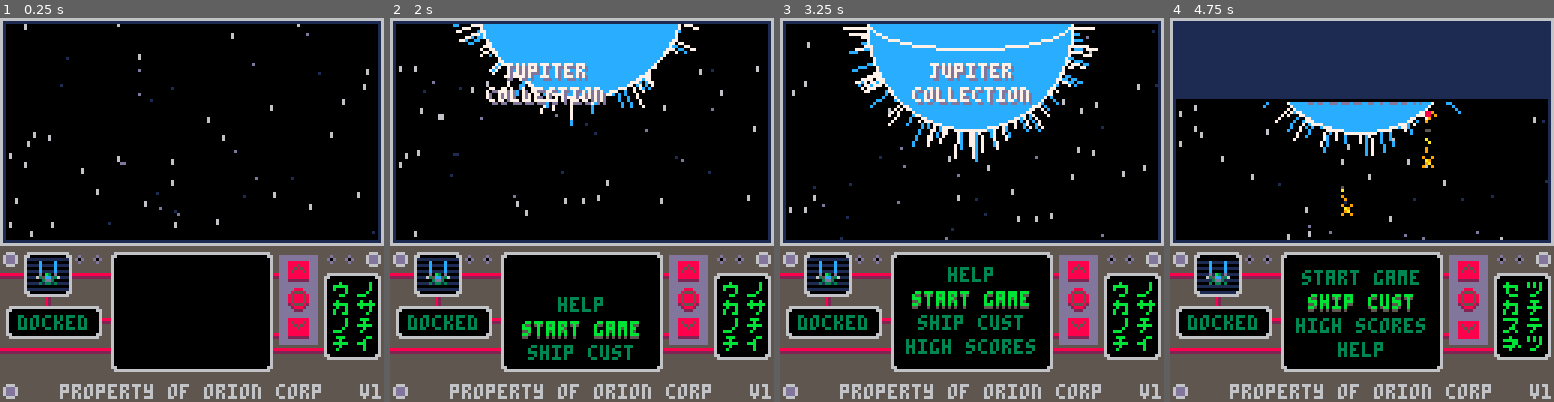
Above: before the commit, frames 1-4 (left to right).
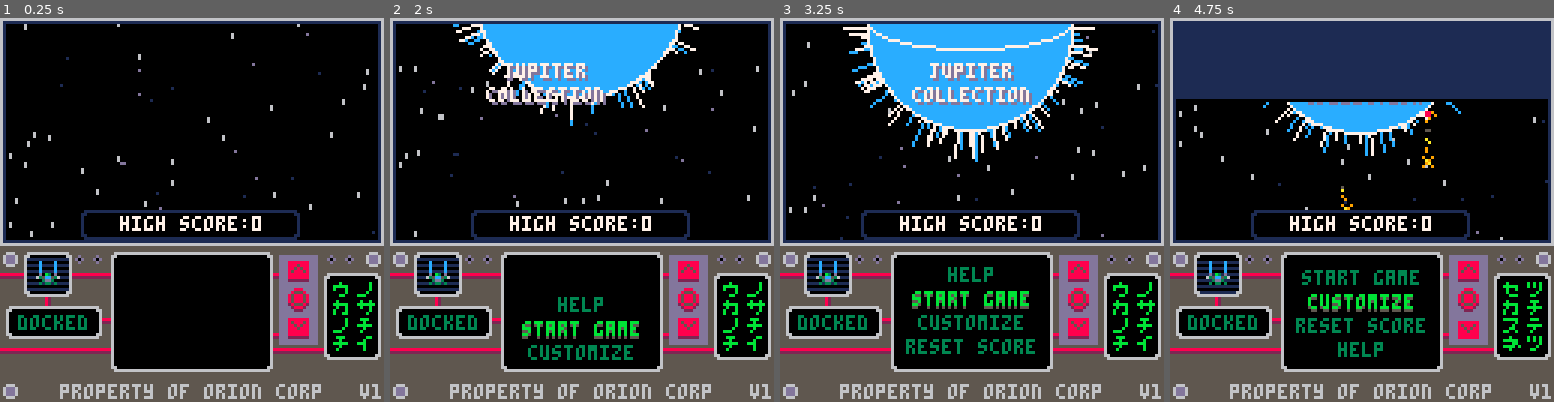
Above: after the commit, the same moments.

Repository: jacobneal65/drop-p8
Game: PICO-8 cartridge drop.p8
Same seed, same stepped clock (60 frames per second), same inputs: the game is played once before the commit and once after it.
Inputs:
- Up to frame 1 (0.25 s): no input
- Up to frame 2 (2 s): tap X (X key) at 0.33, 1.07, 1.85 s; tap O (Z key) at 0.7, 1.7 s; hold Right from 1.6 s (still down)
- Up to frame 3 (3.25 s): release Right at 2.1 s; tap O (Z key) at 2.1, 2.5, 2.9 s; hold Up 2.15-2.42 s; hold Right 2.47-3.03 s; tap X (X key) at 2.97 s; hold Left from 3.08 s (still down)
- Up to frame 4 (4.75 s): tap O (Z key) every 0.4 s from 3.3 to 4.5 s; release Left at 3.58 s; hold Down 3.63-3.97 s; hold Right 4.02-4.68 s; tap X (X key) at 4.08 s; hold Up from 4.73 s (still down)

The runs differ from the first frame. In frame 1, 1.6% of the frame differs, in the area x 21-79%, y 50-58%; in frame 2, 2.0%; in frame 3, 2.4%; in frame 4, 2.6%, in the area x 21-79%, y 50-83%.

Commit message:
update menu

Diff:
--- a/drop.p8
+++ b/drop.p8
@@ -52,6 +52,7 @@
 
 	t_blue=0--tank blue
 	points=0--points
+	high_score=0
 	b_points=0--blue points
 	b_amnt=0--#blue in wave
 	fr_ani=false
@@ -135,7 +136,7 @@
 	sun_off=-140
 	gen_tmr=0
 	init_fruitlet()
-	m={"help","start game","ship cust","high scores"}
+	m={"help","start game","customize","reset score"}
 	my_off={0,0,0,0}
 	_lerpfn=blank
 	lerp_tmr=0
@@ -217,7 +218,7 @@
 		sc_tmr,sc_dir=0,1
 		if m[2]=="start game" then
 			init_start_game()
-		elseif m[2]=="ship cust" then
+		elseif m[2]=="customize" then
 			_upd=upd_ship_cust
 		elseif m[2]=="help" then
 			_upd=upd_help
@@ -320,6 +321,10 @@
 	local q = {"jupiter","collection"}
 	oprint(q[1],hcenter(q[1])+sun_off+60,15,7,13)
 	oprint(q[2],hcenter(q[2])+sun_off+60,23,7,13)
+		--high score
+		roundrect(27,64,73,10,1,0)
+		hc="high score:"..high_score
+		print(hc,hcenter(hc),66,7)
 	--screen drop
 		rectfill(0,0,128,screen_offset+1,0)
 		rectfill(0,0,128,screen_offset,1)
@@ -407,18 +412,19 @@
 		local tx="property of orion corp"
 		print(tx,hcenter(tx),122,6)
 		print("v"..v,120,122,6)
+
 	end
 end
 
 function help_draw()
 	local txt={"fuel and pts","more fuel and pts","increase mult"}
 	for i=1,#txt do
-		print(txt[i],18,2+i*10,7)
-	end
-	spr(get_frame({11,12,13},2),8,10)
- spr(get_frame({44,45,46,47},2),8,20)
-	frt_drw(8,30,2)
-	lprint("goal: collect as many points\nwhile keeping your fuel from\nrunning out",8,45,7,5)
+		print(txt[i],18,-4+i*10,7)
+	end
+	spr(get_frame({11,12,13},2),8,4)
+ spr(get_frame({44,45,46,47},2),8,14)
+	frt_drw(8,24,2)
+	lprint("goal: collect as many points\nwhile keeping your fuel from\nrunning out.",8,45,9,0)
 	local et = "press 🅾️ to exit"
 	print(et,hcenter(et),68,6)
 end
@@ -592,6 +598,7 @@
 
 function drw_fruit()
 	--fruit
+	local l,d=sclrl[level],sclrd[level]
 	for t in all(fruits) do
 		frt_drw(t.x,t.y,level)
 		fire(t.x+5,t.y+5,0,-0.5,2,3,{l,l,l,d})
